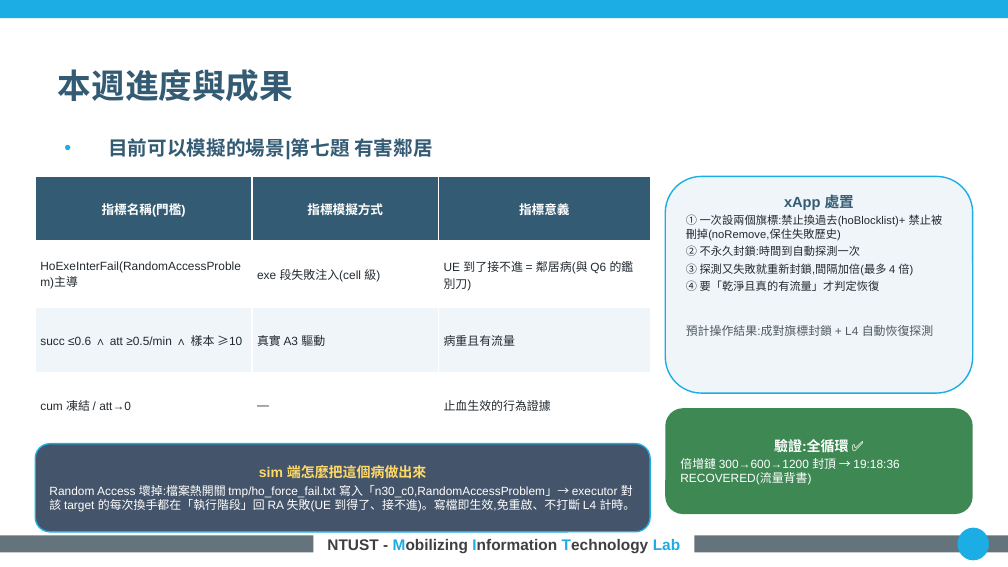
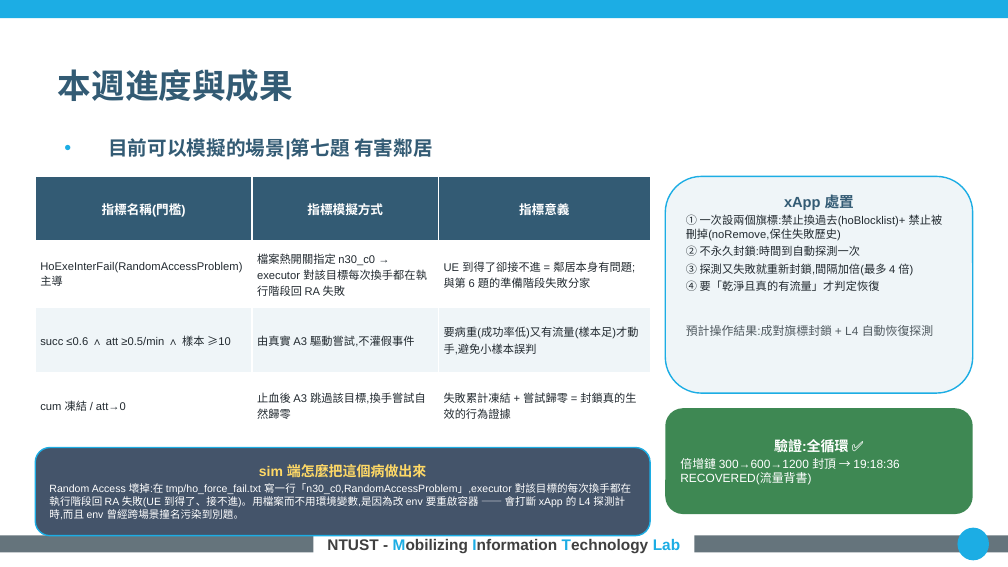
Before and after one commit to kimOuO/RAN-sim-OAI, a slide deck: slide 10 of docs/report/8_27_進度報告_v10十二題.pptx. Drawn at 1008x567 pixels with LibreOffice and Linux fonts; fonts in the diff are those of the drawing; background and template pictures are left out. Boxes give left, top, right and bottom in pixels: in the first picture for what was removed or moved away, otherwise in the second. Text is boxed around its words. In the diff, an @@ line names an element or a change of style, - is before the commit and + after.

```diff
--- a/docs/report/8_27_進度報告_v10十二題.pptx
+++ b/docs/report/8_27_進度報告_v10十二題.pptx
@@ table at [35, 176, 650, 438] @@
-row 2, column 2: exe 段失敗注入(cell 級)
+row 2, column 2: 檔案熱開關指定 n30_c0 → executor 對該目標每次換手都在執行階段回 RA 失敗
-row 2, column 3: UE 到了接不進 = 鄰居病(與 Q6 的鑑別刀)
+row 2, column 3: UE 到得了卻接不進 = 鄰居本身有問題;與第 6 題的準備階段失敗分家
-row 3, column 2: 真實 A3 驅動
+row 3, column 2: 由真實 A3 驅動嘗試,不灌假事件
-row 3, column 3: 病重且有流量
+row 3, column 3: 要病重(成功率低)又有流量(樣本足)才動手,避免小樣本誤判
-row 4, column 2: —
+row 4, column 2: 止血後 A3 跳過該目標,換手嘗試自然歸零
-row 4, column 3: 止血生效的行為證據
+row 4, column 3: 失敗累計凍結 + 嘗試歸零 = 封鎖真的生效的行為證據
@@ size 8.5 to 8 pt in "HoExeInterFail(RandomAccessProblem)主導", "succ ≤0.6 ∧ att ≥0.5/min ∧ 樣本 ...", "cum 凍結 / att→0" @@
@@ rounded rectangle "sim 端怎麼把這個病做出來": place and size @@
-rounded rectangle "sim 端怎麼把這個病做出來" at [35, 444, 650, 531]
+rounded rectangle "sim 端怎麼把這個病做出來" at [35, 448, 650, 535]
@@ text in rounded rectangle at [49, 483, 631, 519]: text changed; size 8.5 to 7.5 pt @@
-Random Access 壞掉:檔案熱開關 tmp/ho_force_fail.txt 寫入「n30_c0,RandomAccessProblem」→ executor 對該 target 的每次換手都在「執行階段」回 RA 失敗(UE 到得了、接不進)。寫檔即生效,免重啟、不打斷 L4 計時。
+Random Access 壞掉:在 tmp/ho_force_fail.txt 寫一行「n30_c0,RandomAccessProblem」,executor 對該目標的每次換手都在執行階段回 RA 失敗(UE 到得了、接不進)。用檔案而不用環境變數,是因為改 env 要重啟容器 —— 會打斷 xApp 的 L4 探測計時,而且 env 曾經跨場景撞名污染到別題。
```
Also in this commit, not shown: 12 other slides changed.
